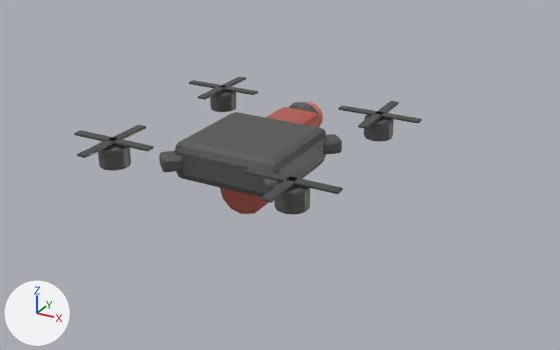
An edit to the glTF model assets/games/troll-ops/models/hunter-drone.glb, drawn before and after from the same camera.
One viewpoint serves both versions: a 50 mm lens placed at (0.841, -1.4, 0.659), pointed at (0.064, 0.013, -0.047). Every picture has the same lights, and +X, +Y and +Z are marked at lower left. The picture after the commit comes second. Where no turn or scale is listed for an object, it has been applied to the vertices. Vertices at exactly the same position are counted once.

The older version as bpy lines, for what is in view:
```python
ob_drone_hull = bpy.data.objects.new('drone_hull', me_cube)
ob_drone_hull.location = (0.0, 0.0, 0.0)
ob_dronerotor_0 = bpy.data.objects.new('DroneRotor_0', me_cube_006)
ob_dronerotor_0.parent = ob_drone_hull
ob_dronerotor_0.location = (-0.216, -0.216, 0.062)
ob_dronerotor_1 = bpy.data.objects.new('DroneRotor_1', me_cube_008)
ob_dronerotor_1.location = (0.216, -0.216, 0.062)
ob_dronerotor_2 = bpy.data.objects.new('DroneRotor_2', me_cube_010)
ob_dronerotor_2.location = (-0.216, 0.216, 0.062)
ob_dronerotor_3 = bpy.data.objects.new('DroneRotor_3', me_cube_012)
ob_dronerotor_3.location = (0.216, 0.216, 0.062)
```
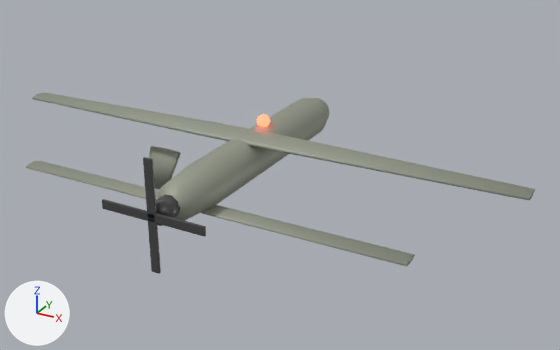
What changed in the scene script:
```text
Add mat_hklens:
    mat_hklens = principled_material('HkLens')
    mat_hklens.base_color = (0.05, 0.06, 0.08)  # greyish blue #3f4550
    mat_hklens.metallic = 0.5
    mat_hklens.roughness = 0.1
Add mat_hkolive:
    mat_hkolive = principled_material('HkOlive')
    mat_hkolive.base_color = (0.33, 0.35, 0.28)  # grey #9ba090
    mat_hkolive.metallic = 0.2
    mat_hkolive.roughness = 0.55
Add mat_hkdark:
    mat_hkdark = principled_material('HkDark')
    mat_hkdark.base_color = (0.1, 0.1, 0.1)  # dark grey #595959
    mat_hkdark.metallic = 0.4
    mat_hkdark.roughness = 0.4
Add mat_hkbeacon:
    mat_hkbeacon = principled_material('HkBeacon')
    mat_hkbeacon.base_color = (0.6, 0.05, 0.03)  # red #cb3f30
    mat_hkbeacon.metallic = 0.1
    mat_hkbeacon.roughness = 0.6
    mat_hkbeacon.emission_color = (1.0, 0.1, 0.05)  # red #ff593f
    mat_hkbeacon.emission_strength = 5.0
Change me_cube_006:
    used by ob_dronerotor_0; parent = ob_drone_hull; location = (-0.216, -0.216, 0.062)
    remove me_cube_006.from_pydata(...)  # 112 vertices, 216 faces; spans x -0.1..0.1, y -0.1..0.1, z -0.003..0.003
    add me_cube_006.from_pydata(...)  # 112 vertices, 216 faces; spans x -0.12..0.12, y -0.12..0.12, z -0.003..0.003
    me_cube_006 part 1: the loose piece of 56 vertices spanning x -0.1..0.1, y -0.011..0.011, z -0.003..0.003 is scaled about its middle by (1.2, 0.899, 1)
    me_cube_006 part 2: the loose piece of 56 vertices spanning x -0.011..0.011, y -0.1..0.1, z -0.003..0.003 is scaled about its middle by (0.899, 1.2, 1)
Add me_tube:
    me_tube.from_pydata(...)  # 230 vertices, 436 faces; spans x -0.62..0.62, y -0.355..0.36, z -0.15..0.054
    # faces by material slot: [364, 36, 36]
    me_tube.materials.append(mat_hkolive)  # grey #9ba090
    me_tube.materials.append(mat_hklens)  # greyish blue #3f4550
    me_tube.materials.append(mat_hkdark)  # dark grey #595959
Add me_sphere:
    me_sphere.from_pydata(...)  # a UV sphere (18 segments, 10 rings, poles along z) spanning x -0.0148..0.0148, y -0.015..0.015, z -0.015..0.015
    me_sphere.materials.append(mat_hkbeacon)  # red #cb3f30, glowing red #ff593f
Remove ob_drone_hull:
    ob_drone_hull = bpy.data.objects.new('drone_hull', me_cube)
    ob_drone_hull.location = (0.0, 0.0, 0.0)
Change ob_dronerotor_0:
    ob_dronerotor_0.parent: ob_drone_hull -> ob_hk
    ob_dronerotor_0.location: (-0.216, -0.216, 0.062) -> (0.0, -0.37, 0.0)
    ob_dronerotor_0.rotation_euler: (0.0, 0.0, 0.0) -> (1.571, 0.0, 0.0)  # degrees (0, 0, 0) -> degrees (90, 0, 0)
Remove ob_dronerotor_1:
    ob_dronerotor_1 = bpy.data.objects.new('DroneRotor_1', me_cube_008)
    ob_dronerotor_1.location = (0.216, -0.216, 0.062)
Remove ob_dronerotor_2:
    ob_dronerotor_2 = bpy.data.objects.new('DroneRotor_2', me_cube_010)
    ob_dronerotor_2.location = (-0.216, 0.216, 0.062)
Remove ob_dronerotor_3:
    ob_dronerotor_3 = bpy.data.objects.new('DroneRotor_3', me_cube_012)
    ob_dronerotor_3.location = (0.216, 0.216, 0.062)
Add ob_hk:
    ob_hk = bpy.data.objects.new('Hk', me_tube)
    ob_hk.location = (0.0, 0.0, 0.0)
Add ob_beacon:
    ob_beacon = bpy.data.objects.new('Beacon', me_sphere)
    ob_beacon.location = (0.0, 0.05, 0.06)
```

Boxes (x1, y1, x2, y2) around the edits, measured in the pictures (560 x 350 px; the box of a moved part takes in the faces that stretch with it):
'Hk', added: after (26, 92, 535, 266)
    faces in mat_hkolive (grey #9ba090): (26, 92, 535, 266)
    faces in mat_hkdark (dark grey #595959): (156, 194, 180, 226)
'drone_hull', deleted: before (98, 88, 394, 215)
    faces in mat_droneshell (dark grey #656965): (98, 88, 394, 215)
    faces in mat_dronetrim (red #c46559): (220, 107, 319, 214)
'DroneRotor_0', reshaped, moved, turned: before (74, 125, 154, 158); after (102, 157, 206, 274)
'DroneRotor_1', deleted: before (244, 161, 343, 203)
'DroneRotor_3', deleted: before (339, 101, 422, 129)
'DroneRotor_2', deleted: before (189, 76, 258, 100)
'Beacon', added: after (257, 114, 270, 127)
part 1 of me_cube_006, moved or reshaped: before (74, 130, 154, 152); after (102, 199, 206, 236)
part 2 of me_cube_006, moved or reshaped: before (77, 125, 146, 158); after (143, 157, 161, 274)
